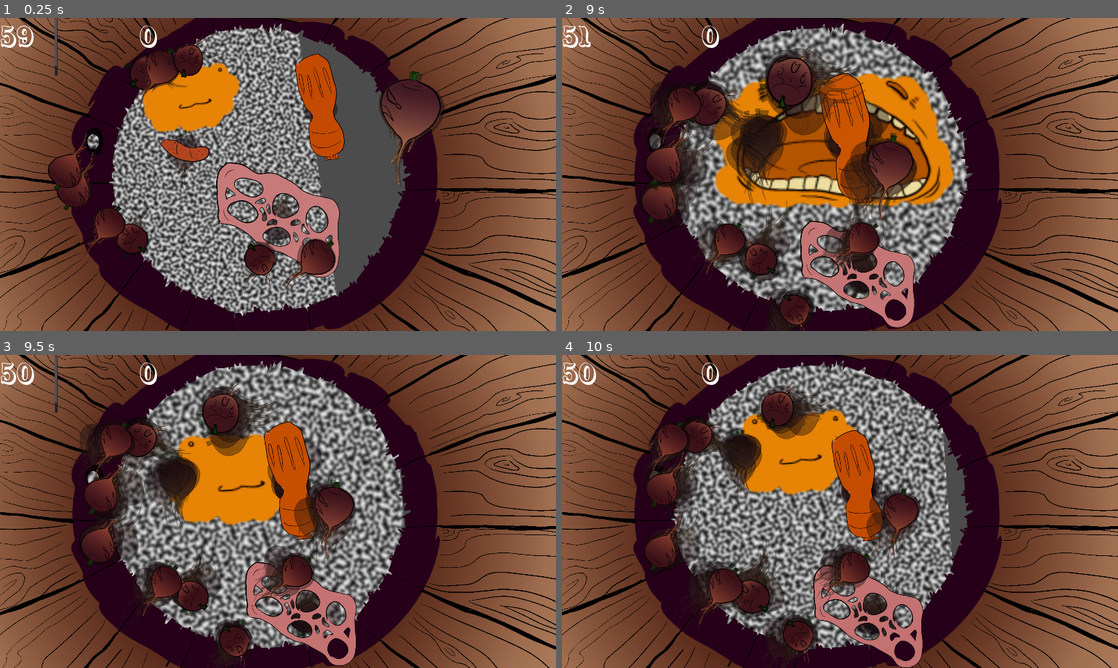
Above: before the commit, frames 1-4 (two rows, left to right).
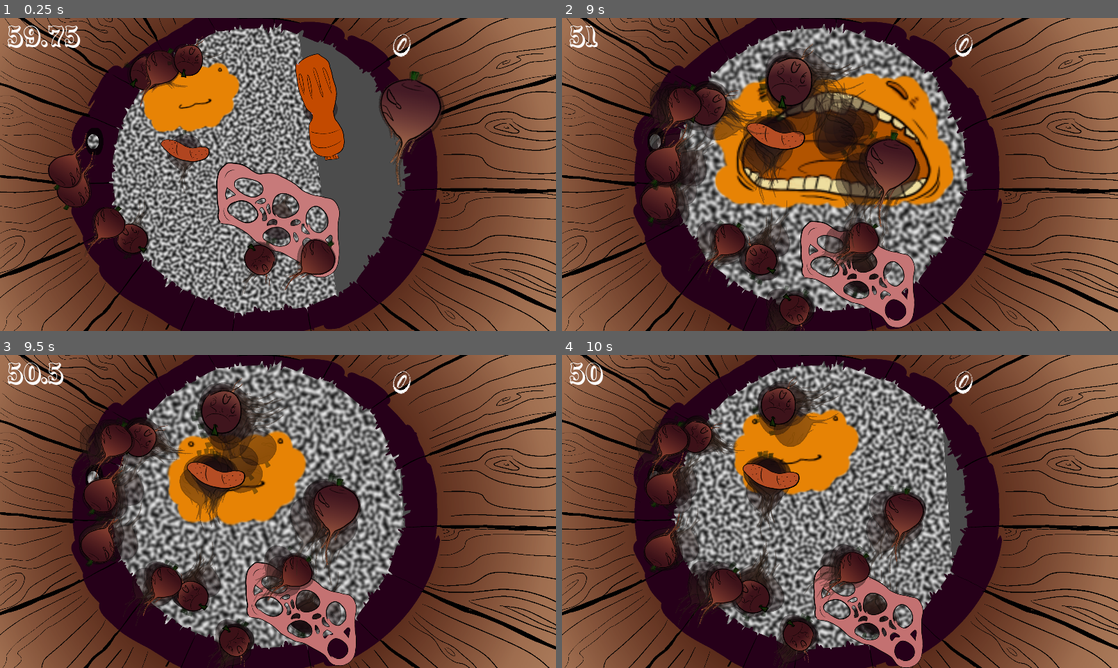
Above: after the commit, the same moments.

Repository: Nopey/carnival
Game: Godot game, scene res://Claw/Game.tscn
Same seed, same stepped clock (60 frames per second), same inputs: the game is played once before the commit and once after it.
Inputs:
- Up to frame 1 (0.25 s): no input
- Up to frame 2 (9 s): tap Enter (ui_accept) at 0.5, 0.77, 1.52, 3.02, 3.77, 4.52, 6.02, 6.77, 7.52 s; hold Right (ui_right) 0.53-1.28 s; hold Down (ui_down) 1.28-2.03 s; hold Right (ui_right) 2.03-2.78 s; hold Up (ui_up) 2.78-3.53 s; hold Left (ui_left) 3.53-5.03 s; hold Down (ui_down) 5.03-5.78 s; hold Right (ui_right) 5.78-6.53 s; hold Up (ui_up) 6.53-7.28 s; hold Right (ui_right) 7.28-8.03 s; hold Down (ui_down) 8.03-8.78 s; hold Left (ui_left) from 8.78 s (still down)
- Up to frame 3 (9.5 s): keep holding Left (ui_left); tap Enter (ui_accept) at 9.02 s
- Up to frame 4 (10 s): release Left (ui_left) at 9.53 s; hold Up (ui_up) from 9.53 s (still down); tap Enter (ui_accept) at 9.77 s

The runs differ from the first frame. In frame 1, 0.8% of the frame differs, in the area x 0-74%, y 0-19%; in frame 2, 5.9%; in frame 3, 8.6%, in the area x 0-74%, y 0-100%; in frame 4, 7.1%.

Commit message:
"Fix" score, eat closest turnip/garbage

Diff:
--- a/Claw/Game.tscn
+++ b/Claw/Game.tscn
@@ -18,30 +18,21 @@
 [node name="Bucket" parent="." instance=ExtResource( 4 )]
 position = Vector2( 960, 540 )
 
-[node name="Score" type="RichTextLabel" parent="."]
-margin_left = 480.0
-margin_right = 580.0
-margin_bottom = 74.0
+[node name="Score" type="Label" parent="."]
+margin_left = 587.0
+margin_top = -443.0
+margin_right = 2507.0
+margin_bottom = -323.0
 grow_horizontal = 2
-rect_pivot_offset = Vector2( 0.5, 0 )
+rect_rotation = 30.0
 theme = ExtResource( 3 )
 text = "0"
-fit_content_height = true
+align = 1
+percent_visible = -0.333333
 
 [node name="GameManager" type="Node2D" parent="."]
 position = Vector2( 864, 486 )
 script = ExtResource( 5 )
-
-[node name="TimerUi" type="RichTextLabel" parent="GameManager"]
-margin_left = -864.0
-margin_top = -486.0
-margin_right = -664.0
-margin_bottom = -286.0
-rect_pivot_offset = Vector2( 0.5, 0 )
-theme = ExtResource( 3 )
-visible_characters = 2
-text = "60"
-script = ExtResource( 6 )
 
 [node name="music" type="AudioStreamPlayer" parent="GameManager"]
 stream = ExtResource( 1 )
@@ -50,6 +41,16 @@
 bus = "Music"
 
 [node name="Timer" type="Timer" parent="GameManager"]
+
+[node name="TimerUi" type="Label" parent="GameManager"]
+margin_left = -840.0
+margin_top = -485.0
+margin_right = -640.0
+margin_bottom = -285.0
+rect_pivot_offset = Vector2( 0.5, 0 )
+theme = ExtResource( 3 )
+text = "60"
+script = ExtResource( 6 )
 
 [node name="Garbage Bandage" parent="GameManager" instance=ExtResource( 8 )]
 position = Vector2( -232, -35 )
--- a/Claw/GameManager.gd
+++ b/Claw/GameManager.gd
@@ -6,17 +6,18 @@
 # var a = 2
 # var b = "text"
 
-export(PackedScene) var turnip = load("res://Claw/Turnip.tscn")
+export var turnip: PackedScene = load("res://Claw/Turnip.tscn")
 export(Array, PackedScene) var turnips = [];
 export var max_turnips : int = 10
 export var spawn_radius: Vector2 = Vector2(1920, 1080) / 3.0
 export var start_time : float = 60
 export var time_reward: float = 5
 export var score : int = 0
+onready var timer = $Timer
 
 # Called when the node enters the scene tree for the first time.
 func _ready():
-	$Timer.start(start_time)
+	timer.start(start_time)
 	pass # Replace with function body.
 
 
@@ -50,4 +51,4 @@
 
 func _on_Turnip_die():
 	score = score + 1
-	$Timer.start($Timer.time_left + time_reward)
+	timer.start(timer.time_left + time_reward)
--- a/Claw/Player.gd
+++ b/Claw/Player.gd
@@ -91,10 +91,19 @@
 
 	# grab turnips
 	if bob_state == BobState.DOWN_HOLD && !gotcha:
-		for turnip in mouth.get_overlapping_areas():
-			if not turnip is Turnip:
-				continue
-			turnip_in_mouth(turnip)
+		var best_turnip: Turnip = null
+		var best_distance: float
+		for area in mouth.get_overlapping_areas():
+			if not area is Turnip:
+				continue
+			var turnip: Turnip = area
+			var turnip_dist: float = turnip.global_position.distance_to(self.global_position)
+			if best_turnip and best_distance < turnip_dist:
+				continue
+			best_turnip = turnip
+			best_distance = turnip_dist
+		if best_turnip:
+			turnip_in_mouth(best_turnip)
 
 	for area in self.get_overlapping_areas():
 		if area is Bucket:
--- a/Claw/TimerUI.gd
+++ b/Claw/TimerUI.gd
@@ -1,14 +1,13 @@
-extends RichTextLabel
+extends Label
 
-var timer
+onready var timer = get_parent().get_node("Timer")
 
 # Called when the node enters the scene tree for the first time.
 func _ready():
-	timer = get_parent().get_node("Timer")
 	pass # Replace with function body.
 
 
 # Called every frame. 'delta' is the elapsed time since the previous frame.
 func _process(_delta):
-	text = String(timer.time_left)
+	text = String(round(timer.time_left* 100.0)/100.0)
 	pass
--- a/Claw/Turnip.gd
+++ b/Claw/Turnip.gd
@@ -88,11 +88,11 @@
 	self.flee_rate_rate += 50
 
 func _on_Player_bite():
+	$idle_particles.emitting = false
 	if is_garbage:
 		pass # TODO: garbage eats
 	else:
 		$sfx.play()
-		$idle_particles.emitting = false
 		$eat_particles.visible = true
 	$Sprite.visible = false
 	flee_rate = 0
